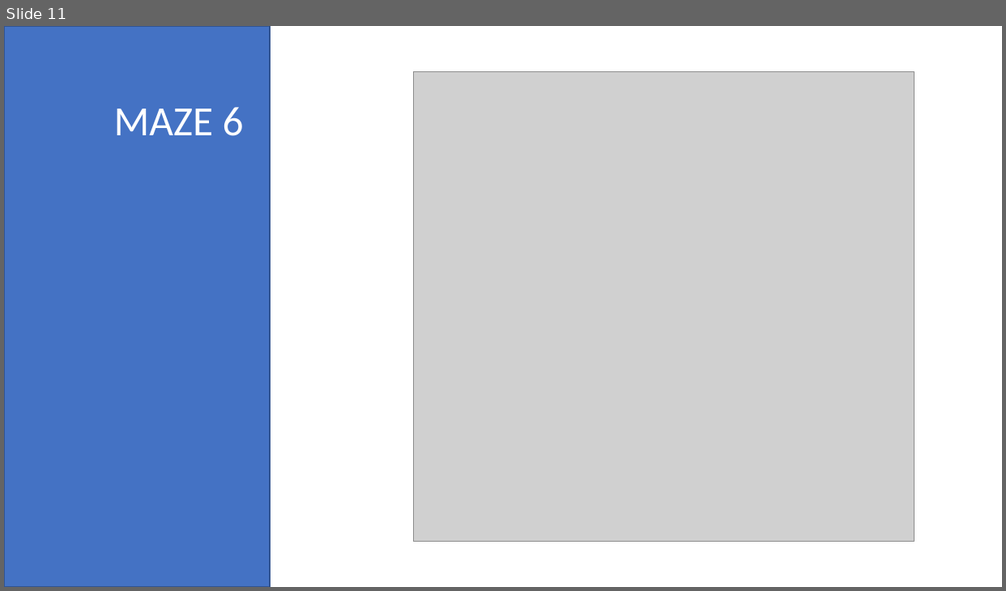
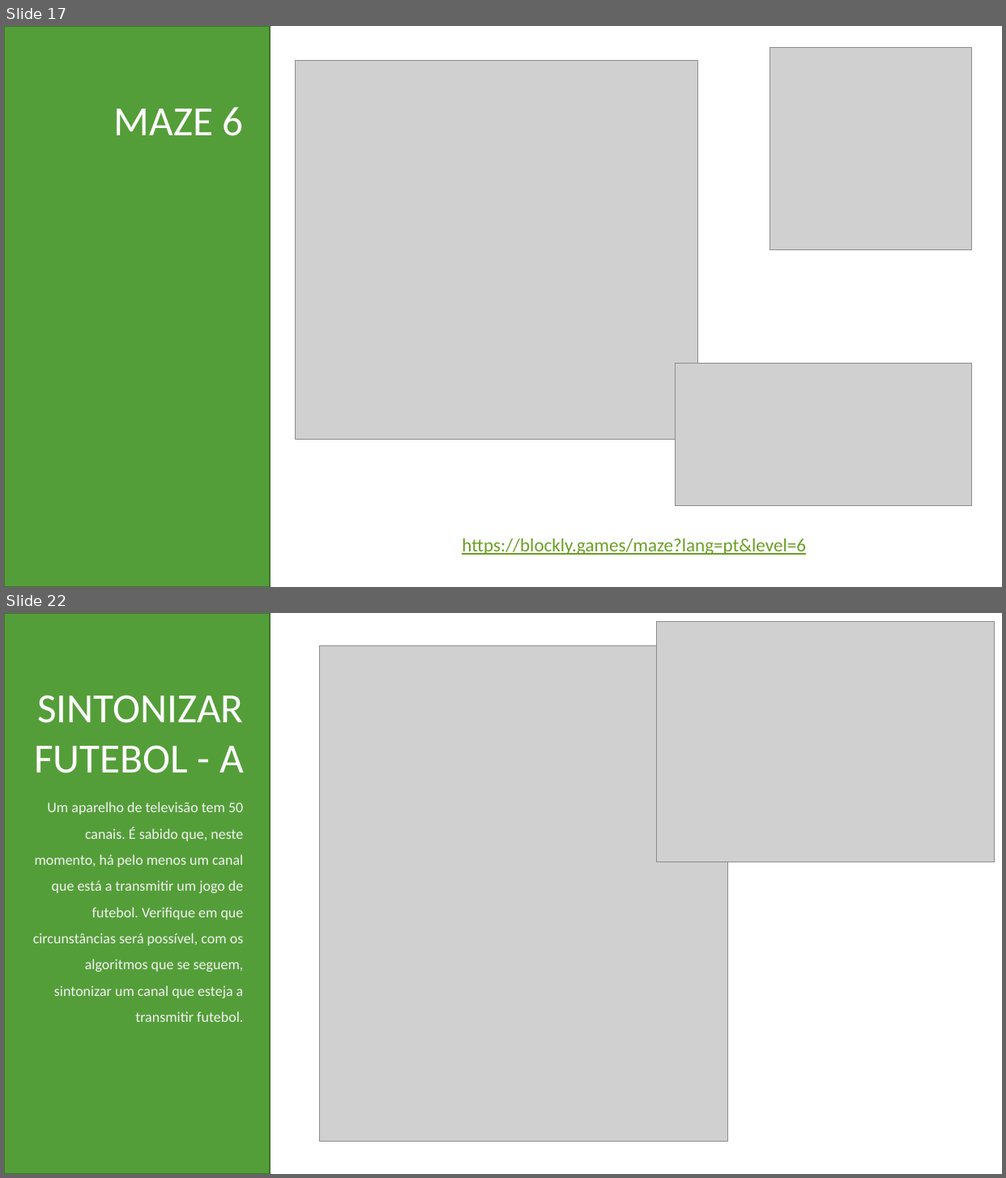
Before and after one commit to EPSM-INF-2022-2025/LP, a slide deck: Algoritmos.pptx. Shown one above the other, each under a label of ours: slide 11 before the commit, slides 17 and 22 after it; the slides between them are not shown. The pictures are 1006x591 and 1006x1178 pixels, drawn with LibreOffice and Linux fonts; fonts in the diff are those of the drawing; grey boxes stand for pictures. Boxes give left, top, right and bottom in pixels: in the first picture for what was removed or moved away, otherwise in the second. Text is boxed around its words. In the diff, an @@ line names an element or a change of style, - is before the commit and + after.

```diff
--- a/Algoritmos.pptx
+++ b/Algoritmos.pptx
@@ slide 22 added at (x1=4, y1=613, x2=1002, y2=1174), background #FFFFFF @@
@@ rectangle added at (x1=4, y1=613, x2=270, y2=1174), fill #549E39, outline #3E752A 1 pt @@
@@ picture added at (x1=657, y1=622, x2=995, y2=862) @@
@@ picture added at (x1=320, y1=646, x2=728, y2=1142) @@
@@ text added at (x1=34, y1=695, x2=244, y2=773), 40 pt, text #FFFFFF @@
+SINTONIZAR
+FUTEBOL - A
@@ text added at (x1=33, y1=802, x2=244, y2=1022), 14 pt, text #F2F2F2 @@
+Um aparelho de televisão tem 50 canais. É sabido que, neste momento, há pelo menos um canal que está a transmitir um jogo de futebol. Verifique em que circunstâncias será possível, com os algoritmos que se seguem, sintonizar um canal que esteja a transmitir futebol.
@@ what was slide 11 is now slide 17 @@
@@ slide 17 changed as well @@
@@ rectangle at (x1=4, y1=26, x2=270, y2=587): fill #4472C4 to #549E39; outline #325491 1 pt to #3E752A 1 pt @@
@@ picture added at (x1=770, y1=47, x2=973, y2=249) @@
@@ picture resized from (x1=414, y1=71, x2=914, y2=542) to (x1=296, y1=61, x2=698, y2=439) @@
@@ picture added at (x1=675, y1=364, x2=972, y2=506) @@
@@ text added at (x1=462, y1=539, x2=806, y2=555), 18 pt, text #6B9F25, underline @@
+https://blockly.games/maze?lang=pt&level=6
```
Also in this commit, not shown: 5 other slides changed, 23 other slides added, 5 slides removed, 1 other file.
